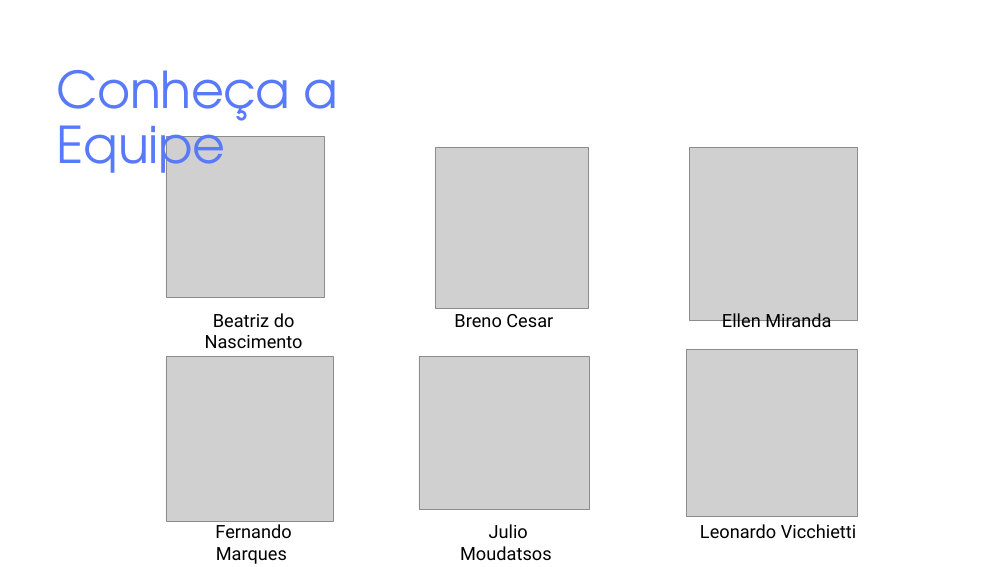
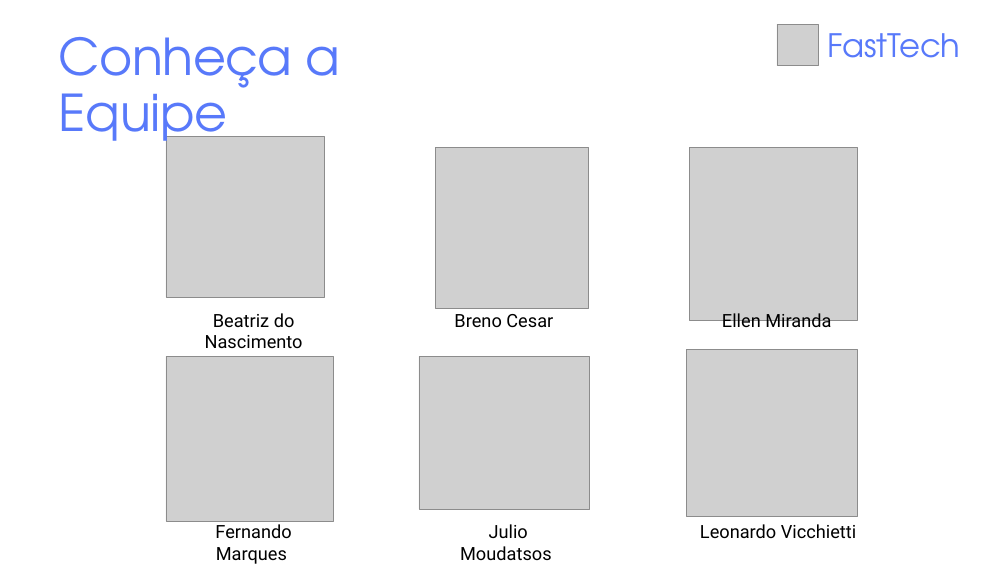
Before and after one commit to Grupo-1-adsa/Grupo-1-adsa, a slide deck: slide 2 of Documentação/PPT/FastTech.pptx. Drawn at 1008x567 pixels with LibreOffice and Linux fonts; fonts in the diff are those of the drawing; grey boxes stand for pictures. Boxes give left, top, right and bottom in pixels: in the first picture for what was removed or moved away, otherwise in the second. Text is boxed around its words. In the diff, an @@ line names an element or a change of style, - is before the commit and + after.

```diff
--- a/Documentação/PPT/FastTech.pptx
+++ b/Documentação/PPT/FastTech.pptx
@@ picture added at bbox=[777, 24, 818, 66] @@
@@ text "Conheça a Equipe": place and size @@
-text "Conheça a Equipe" at bbox=[57, 70, 339, 187]
+text "Conheça a Equipe" at bbox=[59, 37, 341, 155]
@@ text added at bbox=[827, 33, 960, 58], 46.1 pt, text #5879FA @@
+FastTech
```
Also in this commit, not shown: 5 other slides changed, 7 slides added, 7 slides removed.
